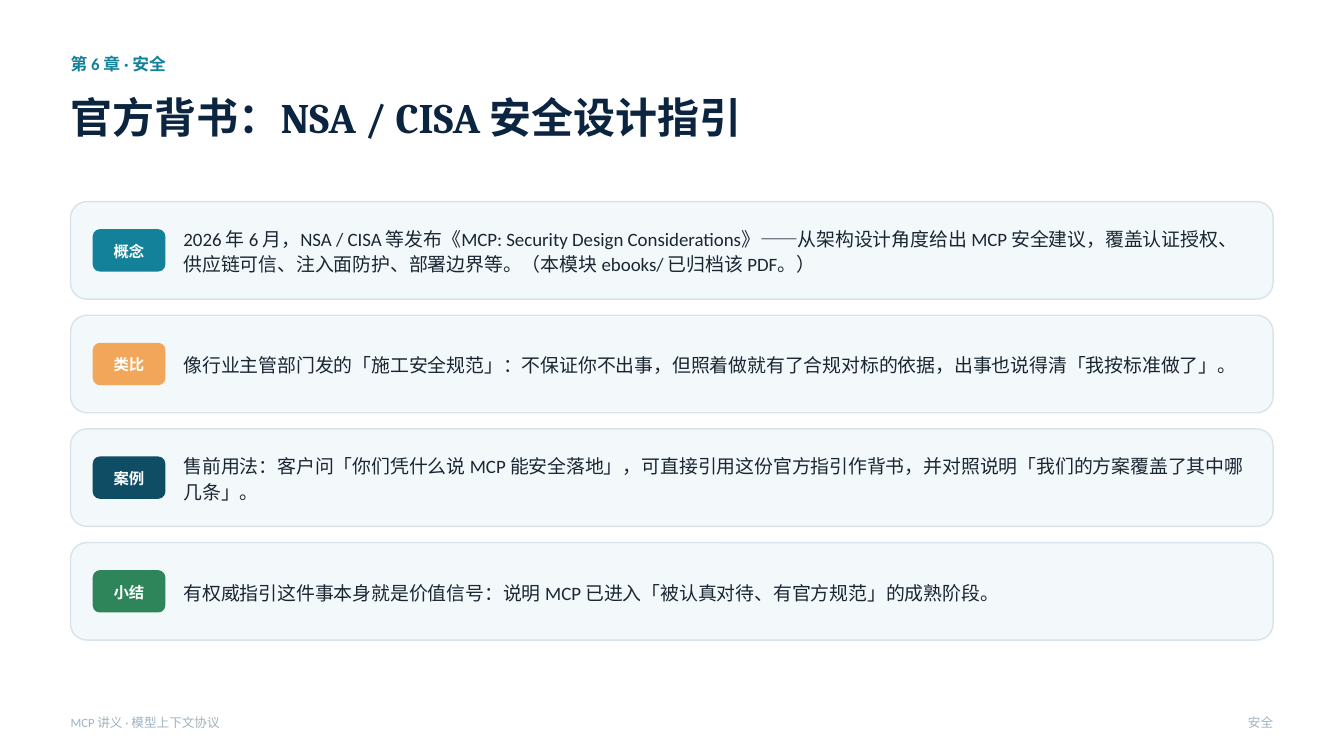
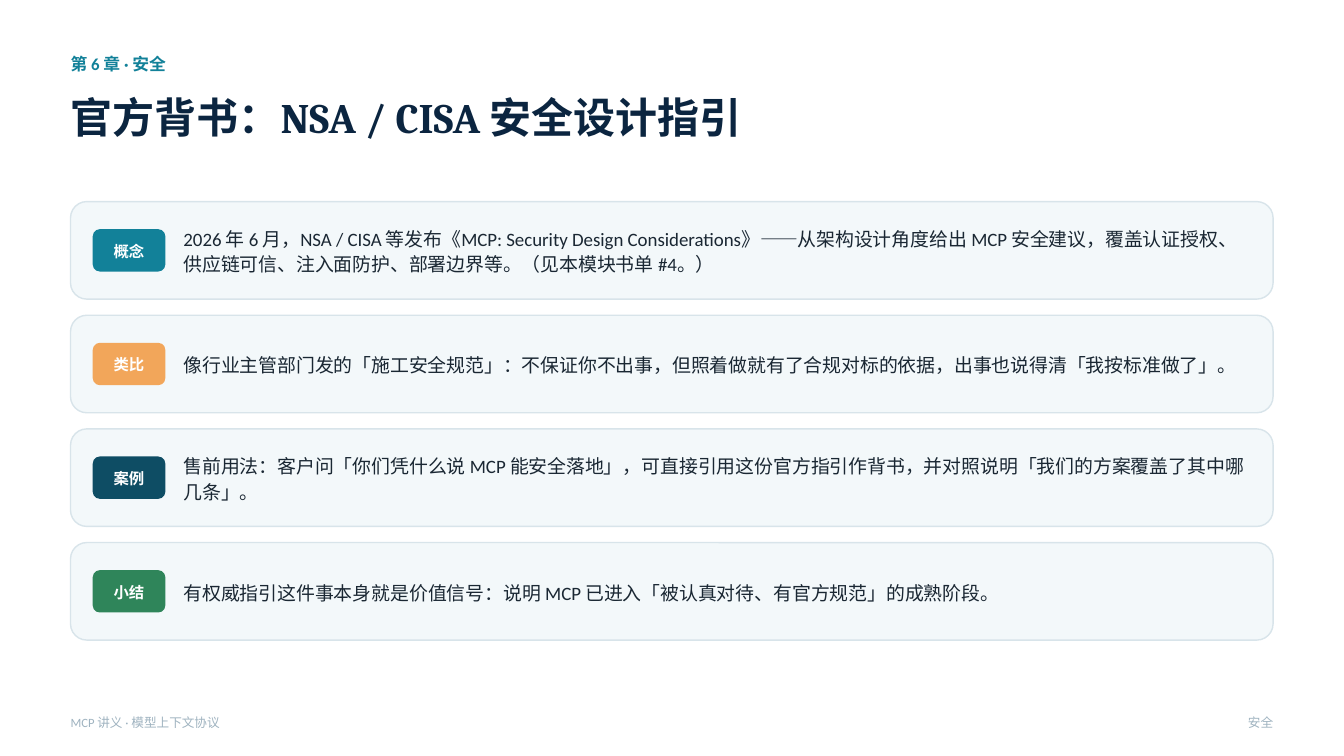
Before and after one commit to jasonlijiaxiang/myailearning-claudecode, a slide deck: slide 62 of PPT-version/MCP/MCP-讲义.pptx. Drawn at 1344x756 pixels with LibreOffice and Linux fonts; fonts in the diff are those of the drawing. Boxes give left, top, right and bottom in pixels: in the first picture for what was removed or moved away, otherwise in the second. Text is boxed around its words. In the diff, an @@ line names an element or a change of style, - is before the commit and + after.

```diff
--- a/PPT-version/MCP/MCP-讲义.pptx
+++ b/PPT-version/MCP/MCP-讲义.pptx
@@ text at <box>183,230,1237,273</box>: text changed @@
-2026 年 6 月，NSA / CISA 等发布《MCP: Security Design Considerations》——从架构设计角度给出 MCP 安全建议，覆盖认证授权、供应链可信、注入面防护、部署边界等。（本模块 ebooks/ 已归档该 PDF。）
+2026 年 6 月，NSA / CISA 等发布《MCP: Security Design Considerations》——从架构设计角度给出 MCP 安全建议，覆盖认证授权、供应链可信、注入面防护、部署边界等。（见本模块书单 #4。）
```
Also in this commit, not shown: 1 other slide changed, 20 other files.
